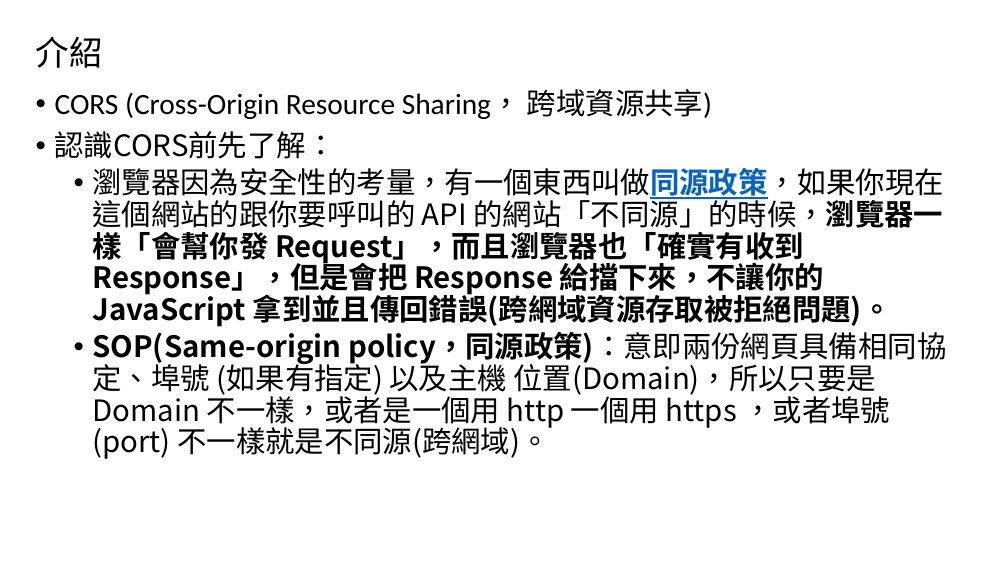
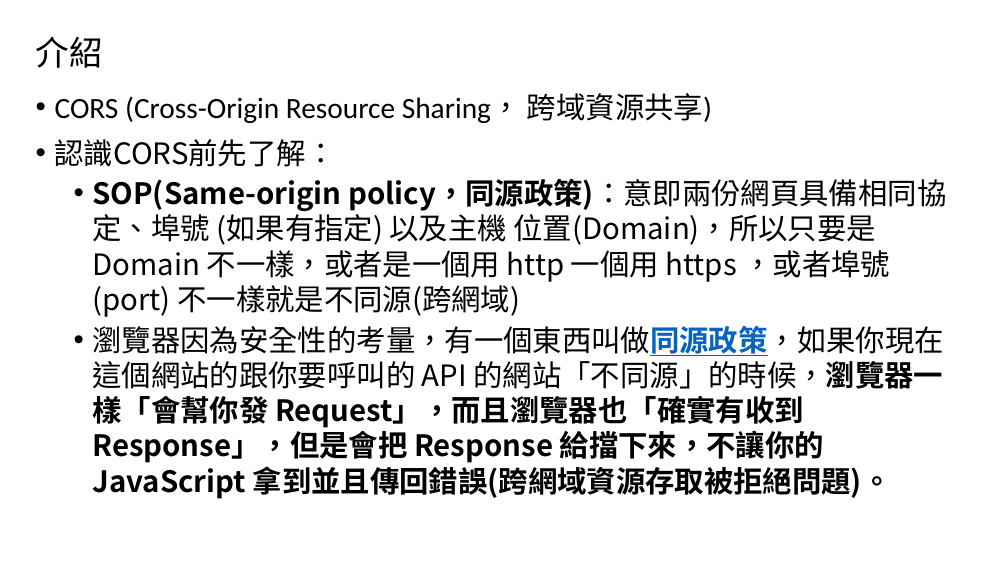
Before and after one commit to HueiYou/WebApiPractice, a slide deck: slide 64 of Web API教學與實做.pptx (slide 61 before the commit). Drawn at 1008x567 pixels with LibreOffice and Linux fonts; fonts in the diff are those of the drawing. Boxes give left, top, right and bottom in pixels: in the first picture for what was removed or moved away, otherwise in the second. Text is boxed around its words. In the diff, an @@ line names an element or a change of style, - is before the commit and + after.

```diff
--- a/Web API教學與實做.pptx
+++ b/Web API教學與實做.pptx
@@ text at (x1=55, y1=93, x2=944, y2=499): line spacing 0.9 to 1 @@
@@ text at (x1=92, y1=179, x2=946, y2=317): paragraph added @@
+  • SOP(Same-origin policy，同源政策)：意即兩份網⾴具備相同協定、埠號 (如果有指定) 以及主機 位置(Domain)，所以只要是 Domain 不⼀樣，或者是⼀個⽤ http ⼀個⽤ https ，或者埠號(port) 不⼀樣就是不同源(跨網域)
@@ text at (x1=92, y1=332, x2=946, y2=459): paragraph removed @@
-  • SOP(Same-origin policy，同源政策)：意即兩份網⾴具備相同協定、埠號 (如果有指定) 以及主機 位置(Domain)，所以只要是 Domain 不⼀樣，或者是⼀個⽤ http ⼀個⽤ https ，或者埠號(port) 不⼀樣就是不同源(跨網域)。
```
Also in this commit, not shown: 6 other slides changed, 1 slide added.
